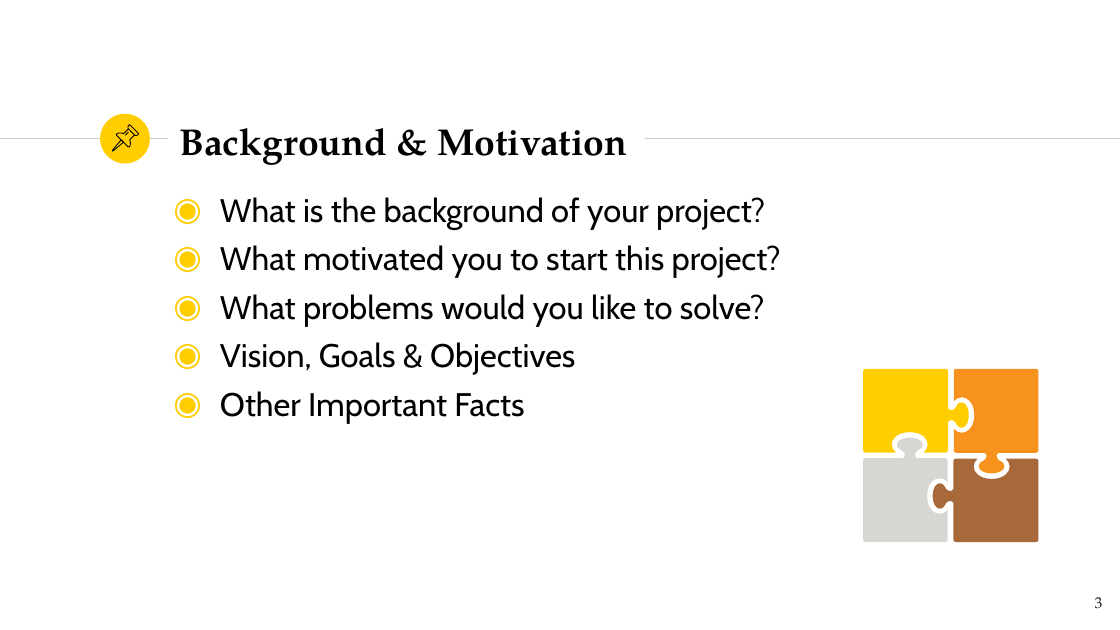
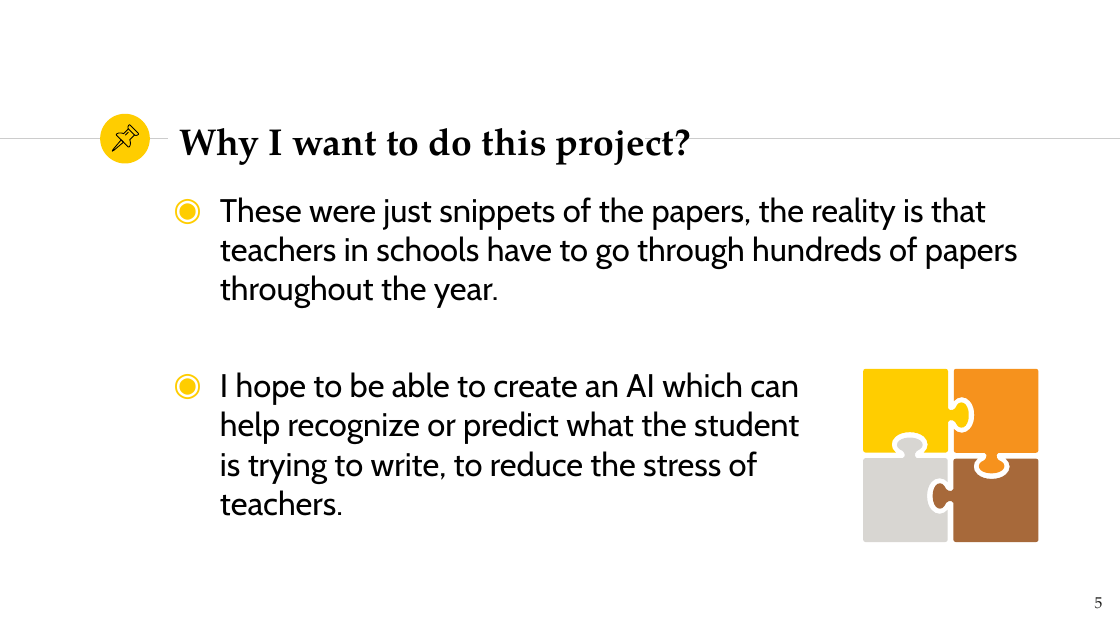
Before and after one commit to Gameboy612/gef_project, a slide deck: slide 5 of Project_Documents/Template_id1_id2_id3_Deck.pptx (slide 3 before the commit). Drawn at 1120x630 pixels with LibreOffice and Linux fonts; fonts in the diff are those of the drawing. Boxes give left, top, right and bottom in pixels: in the first picture for what was removed or moved away, otherwise in the second. Text is boxed around its words. In the diff, an @@ line names an element or a change of style, - is before the commit and + after.

```diff
--- a/Project_Documents/Template_id1_id2_id3_Deck.pptx
+++ b/Project_Documents/Template_id1_id2_id3_Deck.pptx
@@ title at [179, 128, 691, 165]: text changed @@
-Background & Motivation
+Why I want to do this project?
@@ text at [220, 197, 1018, 516]: text changed @@
-◉ What is the background of your project?
-◉ What motivated you to start this project?
-◉ What problems would you like to solve?
-◉ Vision, Goals & Objectives
-◉ Other Important Facts
+◉ These were just snippets of the papers, the reality is that teachers in schools have to go through hundreds of papers throughout the year.
+◉ I hope to be able to create an AI which can
+  help recognize or predict what the student
+  is trying to write, to reduce the stress of
+  teachers.
@@ page number at [1095, 597, 1103, 609]: text changed @@
-3
+5
```
Also in this commit, not shown: 1 other slide changed, 2 slides added.
